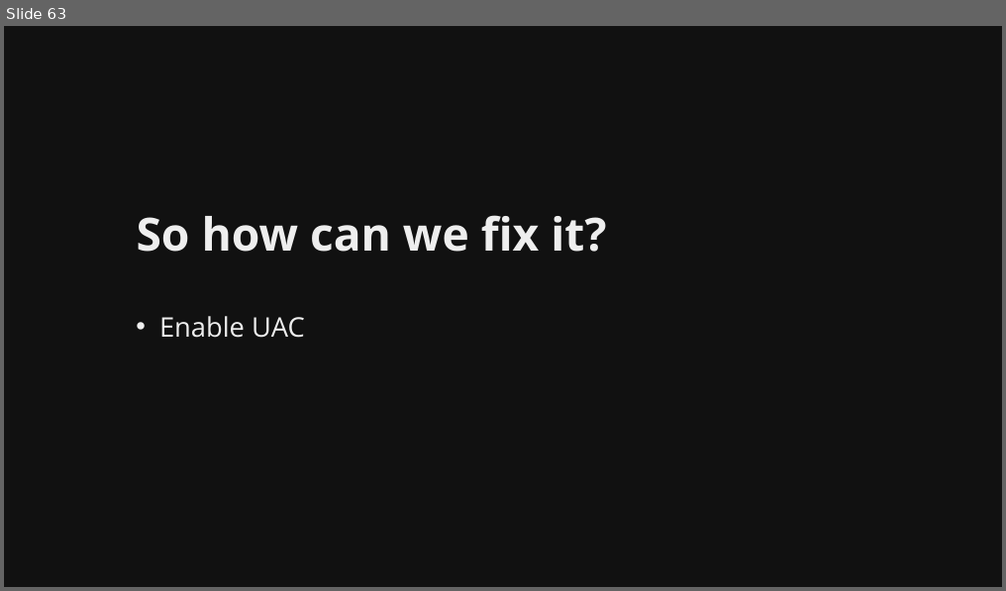
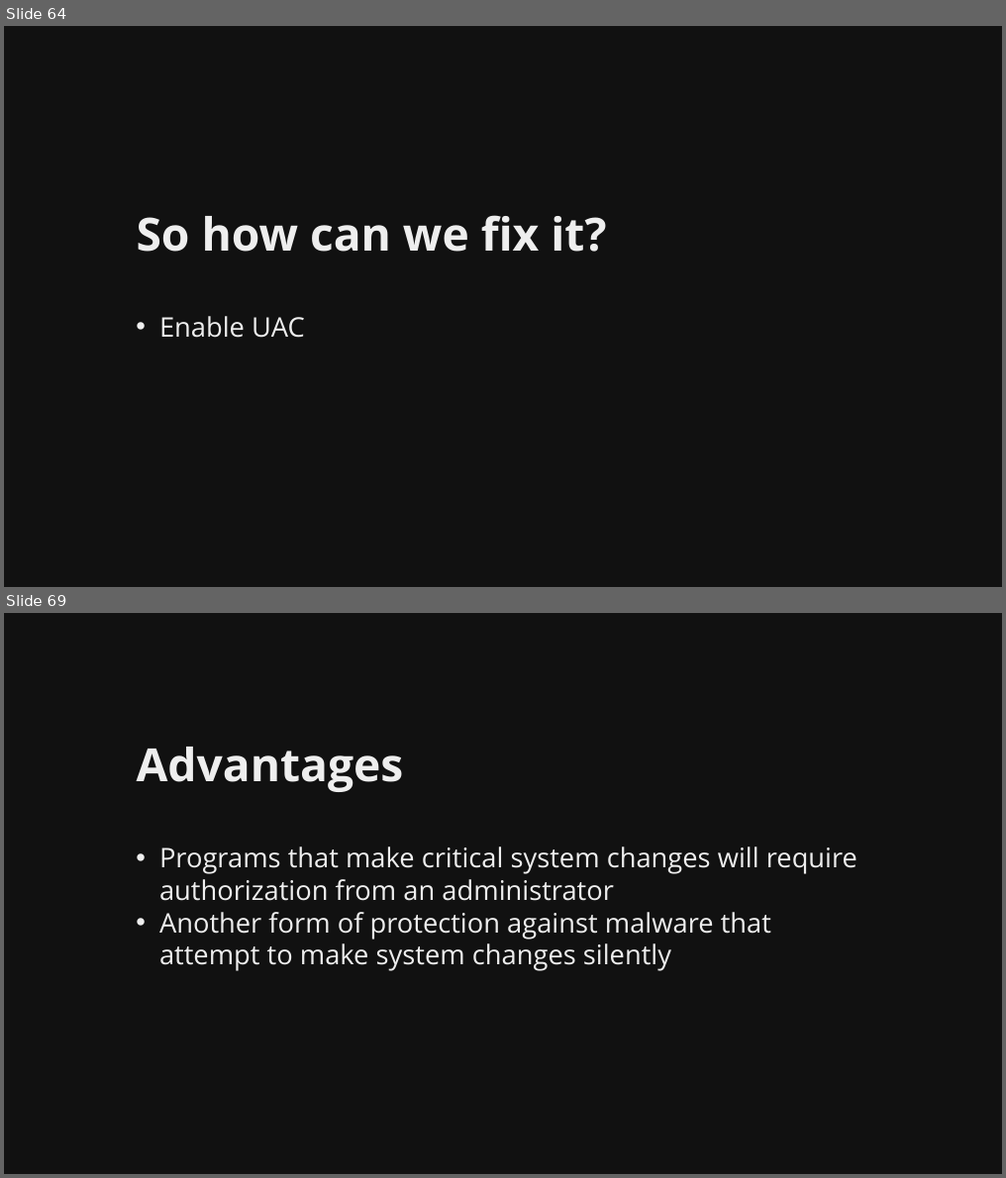
Before and after one commit to martymcflywa/ecu, a slide deck: year_1/sem_2/CSI1101_computer_security/0b_assignment_2_[22MAY15_0900]/dev/CSI1101_PONCE_A2_v01.pptx. Shown one above the other, each under a label of ours: slide 63 before the commit, slides 64 and 69 after it; the slides between them are not shown. The pictures are 1006x591 and 1006x1178 pixels, drawn with LibreOffice and Linux fonts; fonts in the diff are those of the drawing. Boxes give left, top, right and bottom in pixels: in the first picture for what was removed or moved away, otherwise in the second. Text is boxed around its words. In the diff, an @@ line names an element or a change of style, - is before the commit and + after.

```diff
--- a/year_1/sem_2/CSI1101_computer_security/0b_assignment_2_[22MAY15_0900]/dev/CSI1101_PONCE_A2_v01.pptx
+++ b/year_1/sem_2/CSI1101_computer_security/0b_assignment_2_[22MAY15_0900]/dev/CSI1101_PONCE_A2_v01.pptx
@@ slide 69 added at <box>4,613,1002,1174</box>, background #111111 @@
@@ title added at <box>137,747,404,792</box>, 44 pt, text #EEEEEE, bold @@
+Advantages
@@ text added at <box>159,847,857,971</box>, 26 pt, text #EEEEEE @@
+• Programs that make critical system changes will require authorization from an administrator
+• Another form of protection against malware that attempt to make system changes silently
@@ what was slide 63 is now slide 64 @@
```
Also in this commit, not shown: 9 slides changed, 9 other slides added, 5 other files.
